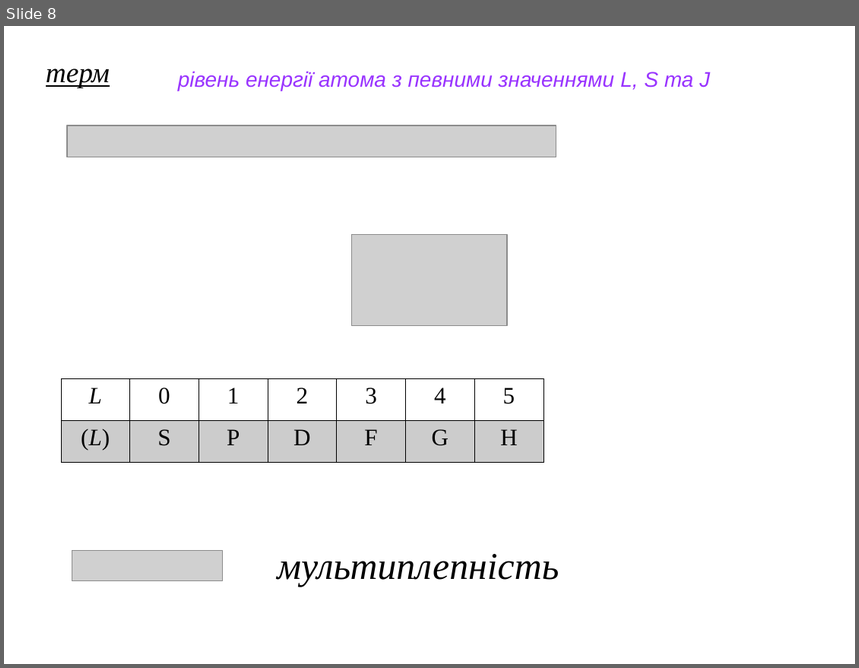
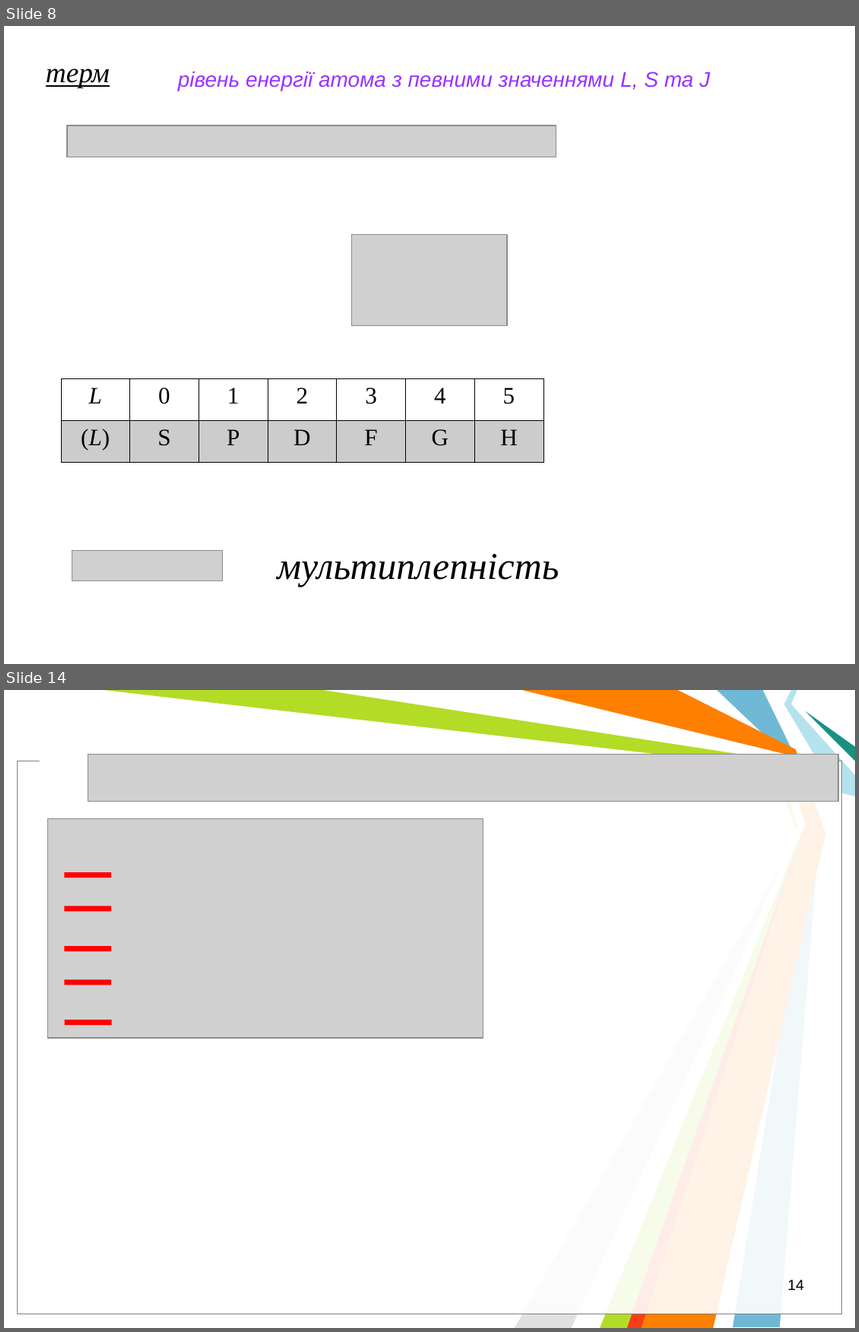
Before and after one commit to l432/NMK, a slide deck: Lecture/Chem/Lessons13/Less00_13s.ppt. Shown one above the other, each under a label of ours: slide 8 before the commit, slides 8 and 14 after it; the slides between them are not shown. The pictures are 859x668 and 859x1332 pixels, drawn with LibreOffice and Linux fonts; fonts in the diff are those of the drawing; grey boxes stand for pictures; background and template pictures are left out. Boxes give left, top, right and bottom in pixels: in the first picture for what was removed or moved away, otherwise in the second. Text is boxed around its words. In the diff, an @@ line names an element or a change of style, - is before the commit and + after.

```diff
--- a/Lecture/Chem/Lessons13/Less00_13s.ppt
+++ b/Lecture/Chem/Lessons13/Less00_13s.ppt
@@ slide 14 added at (x1=4, y1=690, x2=855, y2=1328), background #FFFFFF @@
@@ freeform shape added at (x1=104, y1=690, x2=806, y2=1328), fill #B3DC27 @@
@@ freeform shape added at (x1=323, y1=690, x2=805, y2=1328), fill #FFFFFF @@
@@ freeform shape added at (x1=522, y1=690, x2=826, y2=1328), fill #FF7F00 @@
@@ freeform shape added at (x1=718, y1=690, x2=820, y2=1328), fill #6FB9D7 @@
@@ freeform shape added at (x1=785, y1=690, x2=855, y2=796), fill #B4E3EE @@
@@ freeform shape added at (x1=806, y1=711, x2=855, y2=761), fill #189180 @@
@@ rectangle added at (x1=40, y1=753, x2=621, y2=768), fill #FFFFFF @@
@@ picture added at (x1=88, y1=755, x2=838, y2=802) @@
@@ rectangle added at (x1=18, y1=761, x2=842, y2=1315), fill #FFFFFF at 69% opacity, outline #000000 0.74 pt @@
@@ rectangle added at (x1=18, y1=761, x2=842, y2=1315), fill #FFFFFF at 69% opacity, outline #808080 0.74 pt @@
@@ picture added at (x1=47, y1=818, x2=484, y2=1038) @@
@@ freeform shape added at (x1=515, y1=844, x2=793, y2=1328), fill #E0E0E0 @@
@@ freeform shape added at (x1=627, y1=846, x2=797, y2=1328), fill #F93D17 @@
@@ line added from (65, 875) to (111, 875), #FF0000 4.51 pt @@
@@ line added from (65, 909) to (111, 909), #FF0000 4.51 pt @@
@@ line added from (65, 948) to (111, 948), #FF0000 4.51 pt @@
@@ line added from (65, 983) to (111, 983), #FF0000 4.51 pt @@
@@ line added from (65, 1023) to (111, 1023), #FF0000 4.51 pt @@
@@ page number added at (x1=788, y1=1280, x2=804, y2=1290), 12.5 pt, text #000000 @@
+14
```
Also in this commit, not shown: 5 slides changed, 6 other slides added, 7 slides removed, 3 other files.
